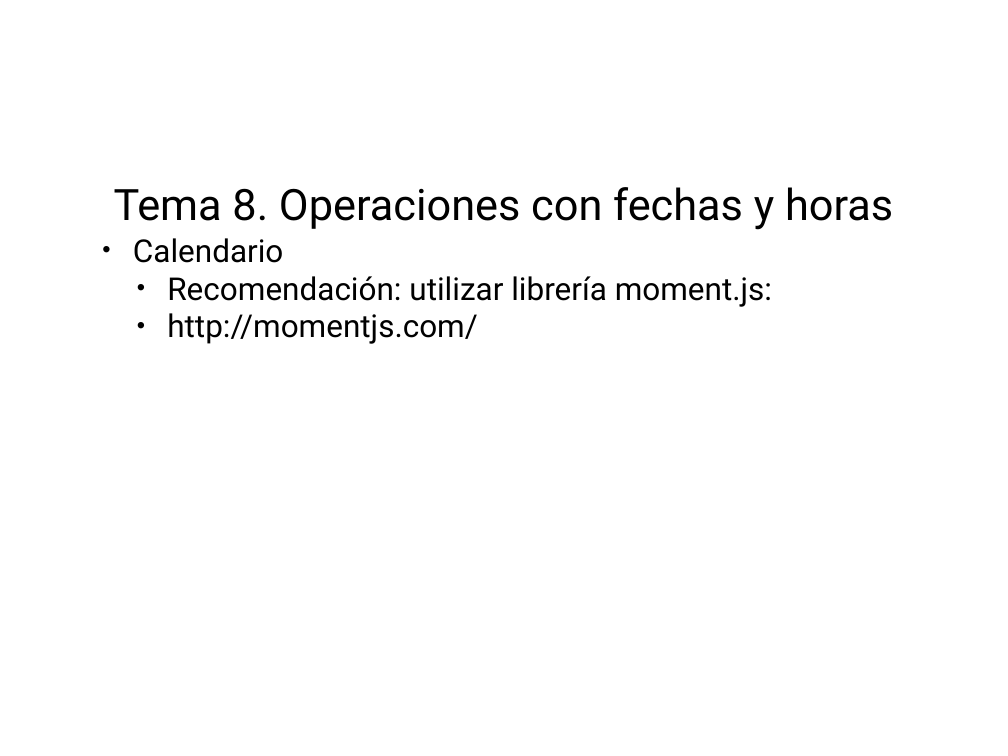
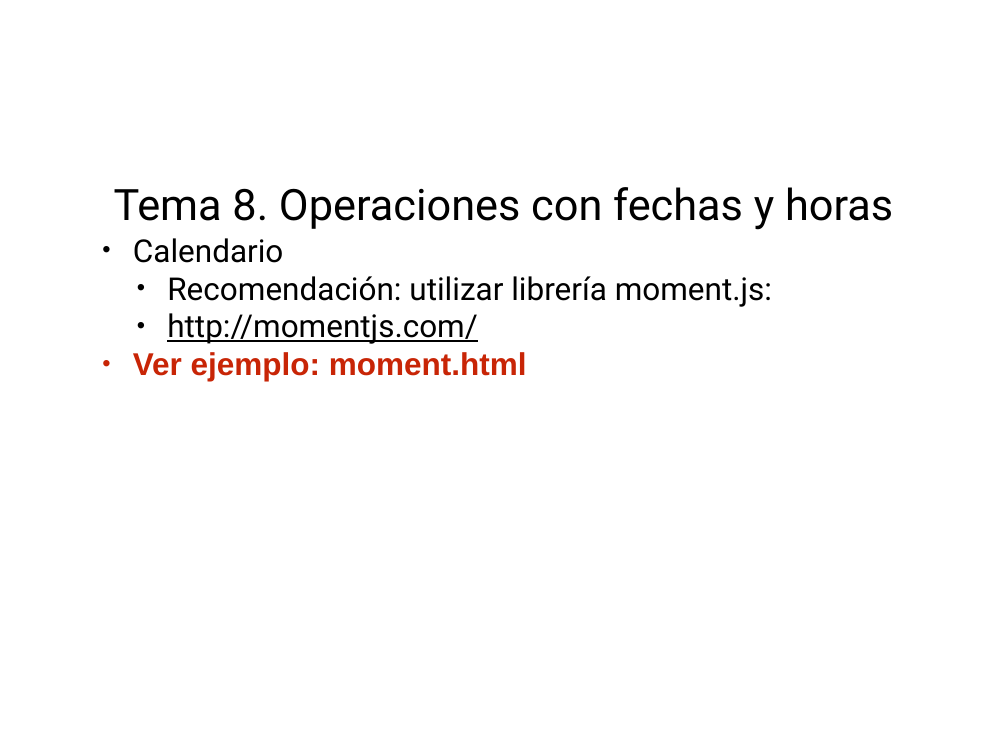
Before and after one commit to fitamix/CursoJS, a slide deck: slide 4 of Tema8/Tema8.ppt (slide 5 before the commit). Drawn at 1008x756 pixels with LibreOffice and Linux fonts; fonts in the diff are those of the drawing. Boxes give left, top, right and bottom in pixels: in the first picture for what was removed or moved away, otherwise in the second. Text is boxed around its words. In the diff, an @@ line names an element or a change of style, - is before the commit and + after.

Commit message:
añadidos nuevos temas y ejemplos

```diff
--- a/Tema8/Tema8.ppt
+++ b/Tema8/Tema8.ppt
@@ subtitle at [167,313,478,344]: underline on in "http://momentjs.com/" @@
@@ subtitle at [133,352,527,381]: paragraph added @@
+• Ver ejemplo: moment.html
```
Also in this commit, not shown: 1 slide removed, 15 other files.
